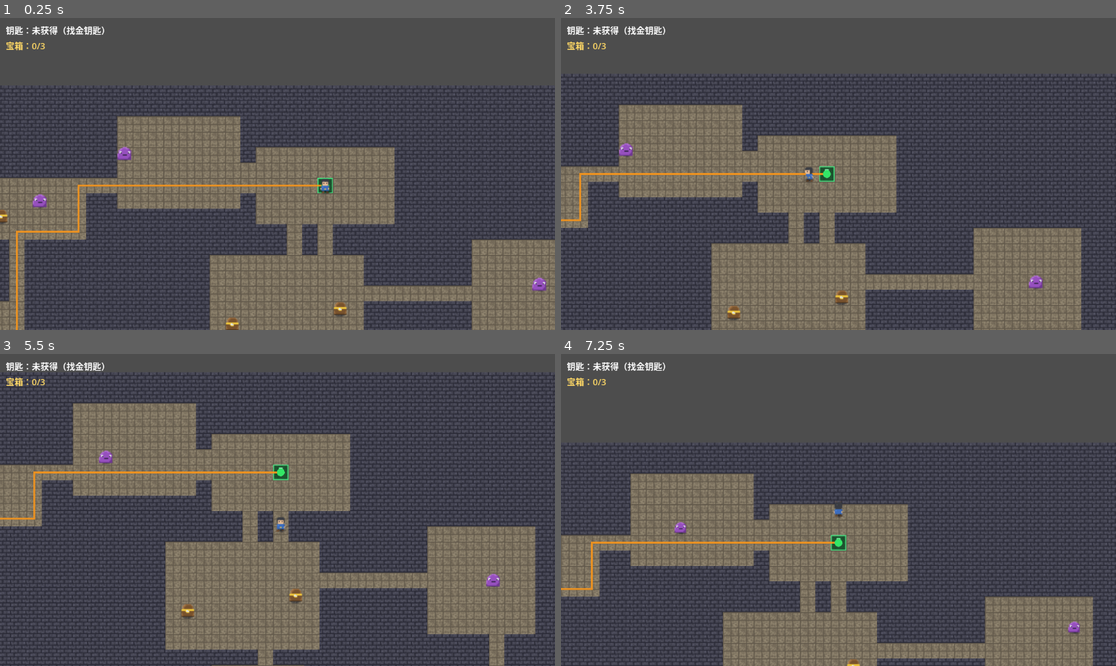
Above: before the commit, frames 1-4 (two rows, left to right).
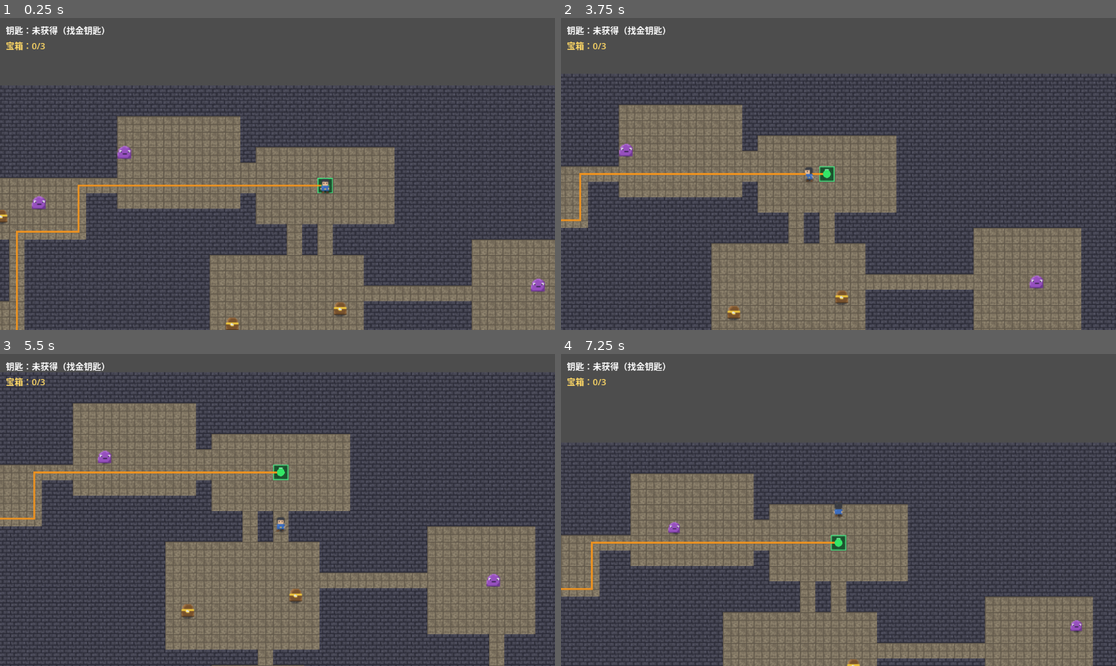
Above: after the commit, the same moments.

Repository: longray/godot_learn
Game: Godot game, scene res://lessons/lesson03_playable/lesson03.tscn
The game is run twice, just before and just after one commit, with the same random seed, the same clock (stepped at 60 frames per second) and the same inputs.
Inputs (mouse positions are in pixels of both pictures, inside the frame that each line leads up to):
- Up to frame 1 (0.25 s): no input
- Up to frame 2 (3.75 s): tap Enter at 0.5 s; move the mouse to (960, 158) at 0.52 s; hold D (move_right) 0.53-1.25 s; tap R at 0.6, 2.1, 3.6 s; click (960, 158) at 0.67 s; drag from (727, 189) to (683, 311) at 1.27 s; tap Space at 2 s; move the mouse to (894, 105) at 2.02 s; hold D (move_right) 2.03-2.75 s; drag from (810, 236) to (616, 174) at 2.77 s; move the mouse to (1005, 220) at 3.52 s; hold A (move_left) from 3.53 s (still down)
- Up to frame 3 (5.5 s): release A (move_left) at 4.25 s; drag from (111, 463) to (366, 634) at 4.27 s; tap Enter at 5 s; move the mouse to (305, 510) at 5.02 s; hold S (move_down) from 5.03 s (still down); tap R at 5.1 s; click (305, 510) at 5.17 s
- Up to frame 4 (7.25 s): release S (move_down) at 5.75 s; drag from (755, 432) to (727, 525) at 5.77 s; move the mouse to (960, 494) at 6.52 s; hold W (move_up) from 6.53 s (still down); tap R at 6.6 s

The runs differ from the first frame. In frame 1, 0.2% of the frame differs, in the area x 5-99%, y 40-88%; in frame 2, less than 0.1%; in frame 3, less than 0.1%; in frame 4, 0.2%.

Commit message:
feat: 史莱姆活性增强——速度个体差异 ±15% + 等待张望
- setup：speed *= randf_range(0.85,1.15)（运行期随机，群体不齐步）
- 张望状态机：等待 1.5~3.5s 后随机左右瞥（身体偏移 1.5px，
  0.35~0.55s），50% 连看另一边；移动即打断并复位
- 均为运行期随机，不影响种子一致性

Diff:
--- a/2d_rpg_dungeon/lessons/lesson03_playable/enemy.gd
+++ b/2d_rpg_dungeon/lessons/lesson03_playable/enemy.gd
@@ -26,6 +26,11 @@
 # 呼吸动画计时
 var _t := 0.0
 
+# 张望状态机（仅等待中触发；运行期随机，不进种子序列）
+var _look_cool := 0.0  # 距下次张望的倒计时
+var _look_t := 0.0     # 张望进行中的剩余时间（>0 = 张望中）
+var _look_dir := 1.0
+
 @onready var hitbox: Area2D = $Hitbox
 @onready var sprite: Sprite2D = $Sprite2D
 
@@ -43,11 +48,39 @@
 	var s := 1.0 + amp * sin(_t * 3.0)
 	sprite.scale = Vector2(s, s)
 
+	# 张望：等待中偶尔左右瞥一眼（身体微偏移模拟探头）
+	if _look_t > 0.0:
+		_look_t -= delta
+		sprite.position.x = _look_dir * 1.5
+
+		if _look_t <= 0.0:
+			# 50% 概率紧接着看另一边（更像警觉）
+			if randf() < 0.5:
+				_look_dir = -_look_dir
+				_look_t = randf_range(0.3, 0.5)
+			else:
+				sprite.position.x = 0.0
+				_look_cool = randf_range(1.5, 3.5)
+	elif is_waiting:
+		_look_cool -= delta
+
+		if _look_cool <= 0.0:
+			_look_dir = 1.0 if randf() < 0.5 else -1.0
+			_look_t = randf_range(0.35, 0.55)
+	else:
+		# 移动中不该有偏移残留
+		sprite.position.x = 0.0
+
 
 # Main 生成后调用：注入地图引用 + 巡逻路径，并瞬移到首个巡逻点
 func setup(dungeon_reference: Node, points: Array) -> void:
 	dungeon = dungeon_reference
 	patrol_points = points
+
+	# 速度个体差异 ±15%（运行期随机：每次玩都不同，群体不齐步）
+	speed *= randf_range(0.85, 1.15)
+
+	_look_cool = randf_range(1.0, 2.5)
 
 	if patrol_points.is_empty():
 		return
